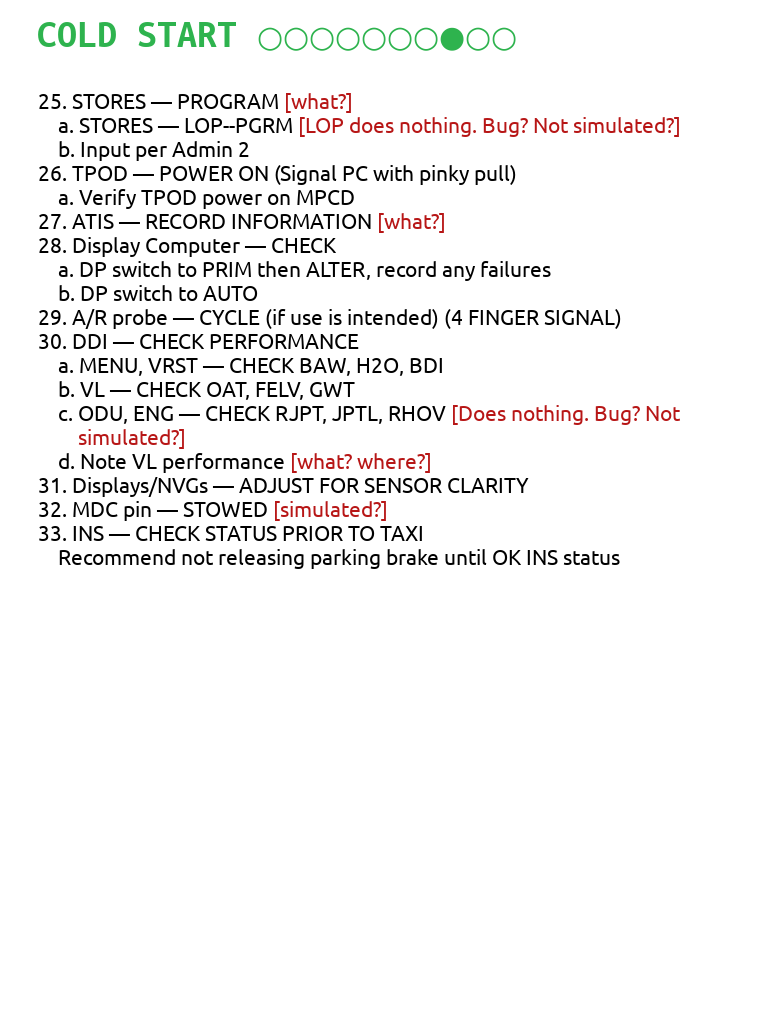
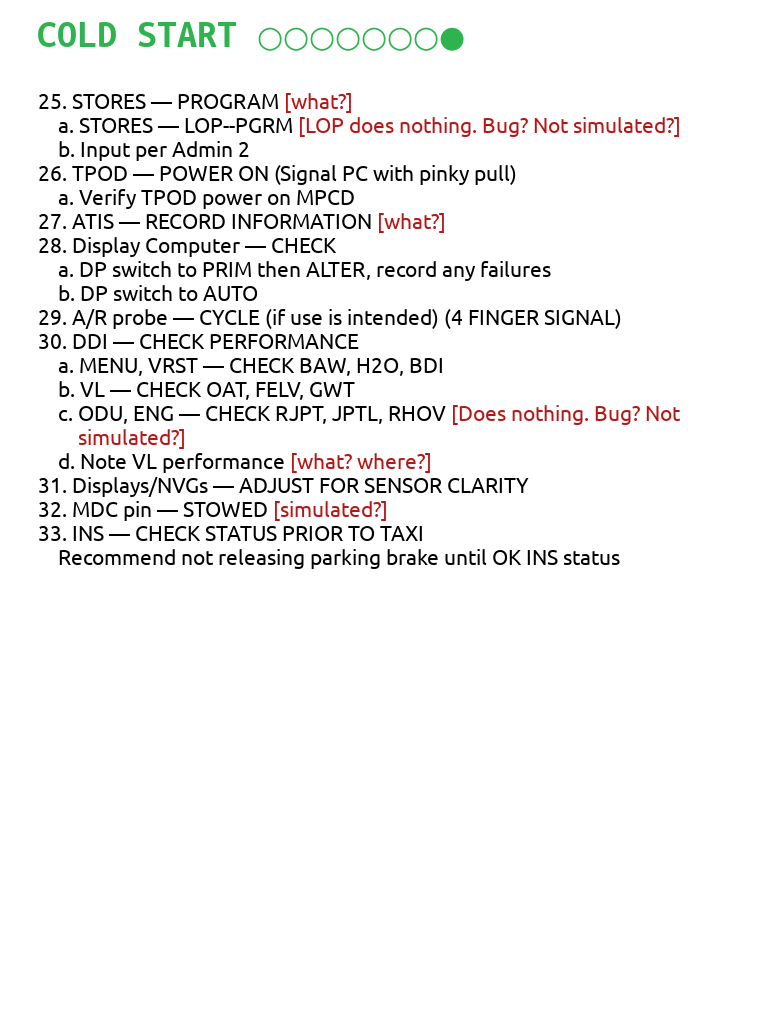
Layers edited between the first and the second (768, 1024) image:
renamed "COLD START ○○○○○○○●○○" to "COLD START ○○○○○○○●", painted on it over [466, 27, 516, 51]
